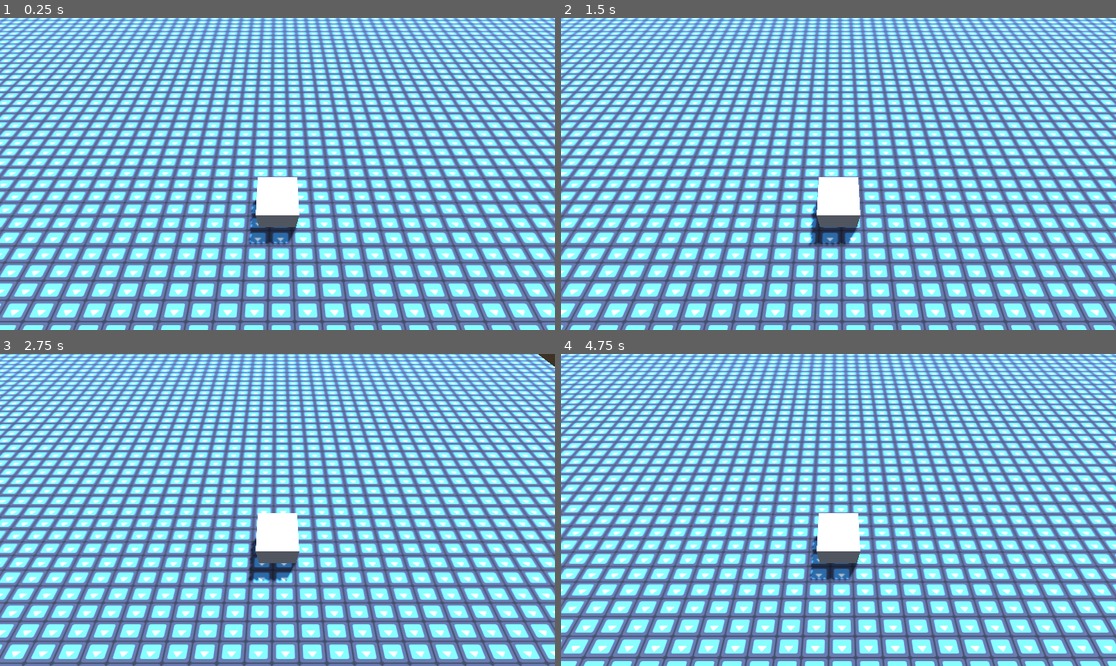
Above: before the commit, frames 1-4 (two rows, left to right).
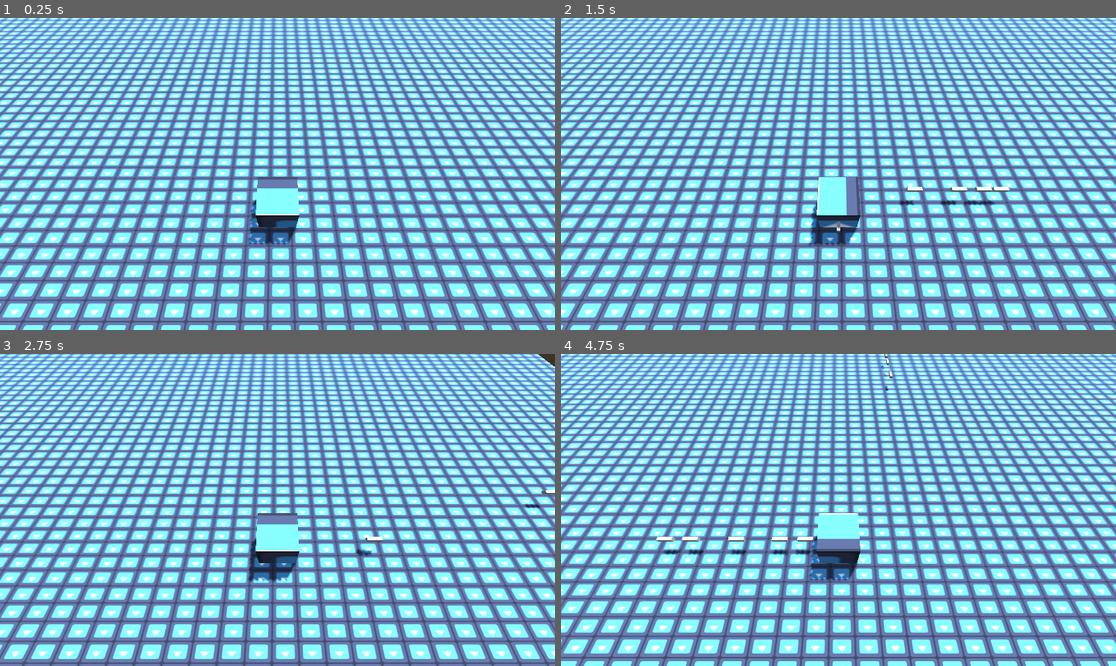
Above: after the commit, the same moments.

Repository: Username4D/Frameclash
Game: Godot game, scene res://scenes/arena_scene.tscn
Two runs of this game, one before a commit and one after it. Both use one fixed random seed, a clock stepped at 60 frames per second and the inputs below. The project has no main scene, so this scene is started directly. The engine's default icon, where the game draws it, is replaced by a stand-in: a white triangle on a blue panel in a dark square.
Inputs:
- Up to frame 1 (0.25 s): no input
- Up to frame 2 (1.5 s): tap Enter (ui_accept) at 0.5, 0.6, 0.77, 1.07, 1.35 s; hold Right (ui_right) 0.53-1.28 s; hold Down (ui_down) from 1.28 s (still down)
- Up to frame 3 (2.75 s): tap Enter (ui_accept) at 1.52, 1.82, 2.1 s; release Down (ui_down) at 2.03 s; hold Right (ui_right) from 2.03 s (still down)
- Up to frame 4 (4.75 s): release Right (ui_right) at 2.78 s; hold Up (ui_up) 2.78-3.53 s; tap Enter (ui_accept) at 2.85, 3.02, 3.32, 3.6, 3.77, 4.07, 4.35, 4.52 s; hold Left (ui_left) from 3.53 s (still down)

The runs differ from the first frame. In frame 1, 1.2% of the frame differs, in the area x 46-54%, y 51-68%; in frame 2, 1.5%; in frame 3, 1.3%; in frame 4, 1.7%, in the area x 17-60%, y 0-68%.

Commit message:
added shooting bullets

Diff:
--- /dev/null
+++ b/scenes/bullet.gd
@@ -0,0 +1,5 @@
+extends Area3D
+
+
+func _physics_process(delta: float) -> void:
+	self.position += Vector3(0.0,0.0,0.1).rotated(Vector3(0,1,0),self.rotation.y)
--- /dev/null
+++ b/scenes/bullet.tscn
@@ -0,0 +1,19 @@
+[gd_scene load_steps=4 format=3 uid="uid://s25bbc20wy75"]
+
+[ext_resource type="Script" uid="uid://bcvr2vpo7yefc" path="res://scenes/bullet.gd" id="1_mkf8s"]
+
+[sub_resource type="BoxShape3D" id="BoxShape3D_h1aey"]
+size = Vector3(0.1, 0.1, 0.4)
+
+[sub_resource type="BoxMesh" id="BoxMesh_mkf8s"]
+size = Vector3(0.1, 0.1, 0.4)
+
+[node name="bullet" type="Area3D"]
+script = ExtResource("1_mkf8s")
+bullet_speed = null
+
+[node name="CollisionShape3D" type="CollisionShape3D" parent="."]
+shape = SubResource("BoxShape3D_h1aey")
+
+[node name="MeshInstance3D" type="MeshInstance3D" parent="."]
+mesh = SubResource("BoxMesh_mkf8s")
--- a/scenes/player.tscn
+++ b/scenes/player.tscn
@@ -1,16 +1,23 @@
-[gd_scene load_steps=4 format=3 uid="uid://dwnj7o6j5hhaf"]
+[gd_scene load_steps=7 format=3 uid="uid://dwnj7o6j5hhaf"]
 
 [ext_resource type="Script" uid="uid://2jj281qokec6" path="res://scripts/player.gd" id="1_3vyb7"]
+[ext_resource type="PackedScene" uid="uid://s25bbc20wy75" path="res://scenes/bullet.tscn" id="2_g2els"]
+[ext_resource type="Texture2D" uid="uid://byoim7vom3x8w" path="res://icon.svg" id="3_qhqgy"]
 
 [sub_resource type="BoxMesh" id="BoxMesh_u8vuu"]
+
+[sub_resource type="StandardMaterial3D" id="StandardMaterial3D_dqkch"]
+albedo_texture = ExtResource("3_qhqgy")
 
 [sub_resource type="BoxShape3D" id="BoxShape3D_3vyb7"]
 
 [node name="player" type="CharacterBody3D"]
 script = ExtResource("1_3vyb7")
+bullet = ExtResource("2_g2els")
 
 [node name="MeshInstance3D" type="MeshInstance3D" parent="."]
 mesh = SubResource("BoxMesh_u8vuu")
+surface_material_override/0 = SubResource("StandardMaterial3D_dqkch")
 
 [node name="CollisionShape3D" type="CollisionShape3D" parent="."]
 shape = SubResource("BoxShape3D_3vyb7")
--- a/scripts/player.gd
+++ b/scripts/player.gd
@@ -2,8 +2,20 @@
 
 const speed = 120
 
+@export var bullet: PackedScene
+
 func _physics_process(delta: float) -> void:
 	var direction = Input.get_vector("ui_left", "ui_right", "ui_down", "ui_up").normalized()
 	velocity = Vector3(direction.x * speed * delta, velocity.y, direction.y * -1 * speed * delta)
+	if direction != Vector2(0,0):
+		$MeshInstance3D.rotation.y = Vector2(0.0,0.0).angle_to_point(Vector2(direction.x, direction.y))
+	print(Vector2(direction.x, direction.y))
 	velocity.y -= 1 * delta
 	move_and_slide()
+
+func _input(event: InputEvent) -> void:
+	if Input.is_action_just_pressed("ui_accept"):
+		var nbullet = bullet.instantiate()
+		nbullet.position = self.position
+		nbullet.rotation = $MeshInstance3D.rotation + Vector3(0, 0.5 * PI, 0)
+		self.get_parent().add_child(nbullet)
Not shown, added: scenes/bullet.gd.uid
